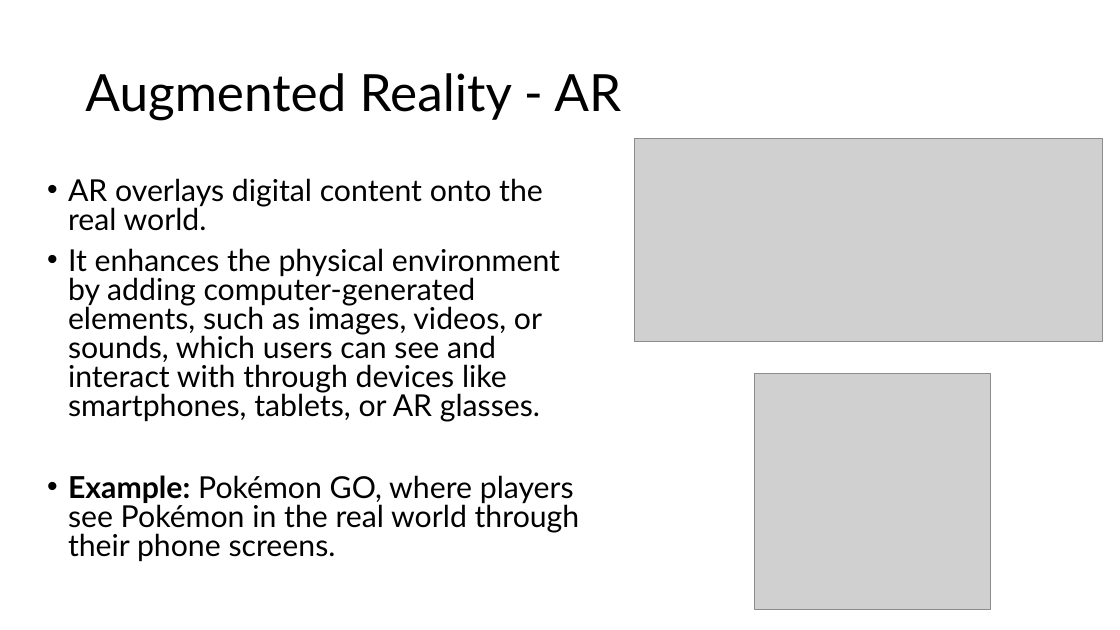
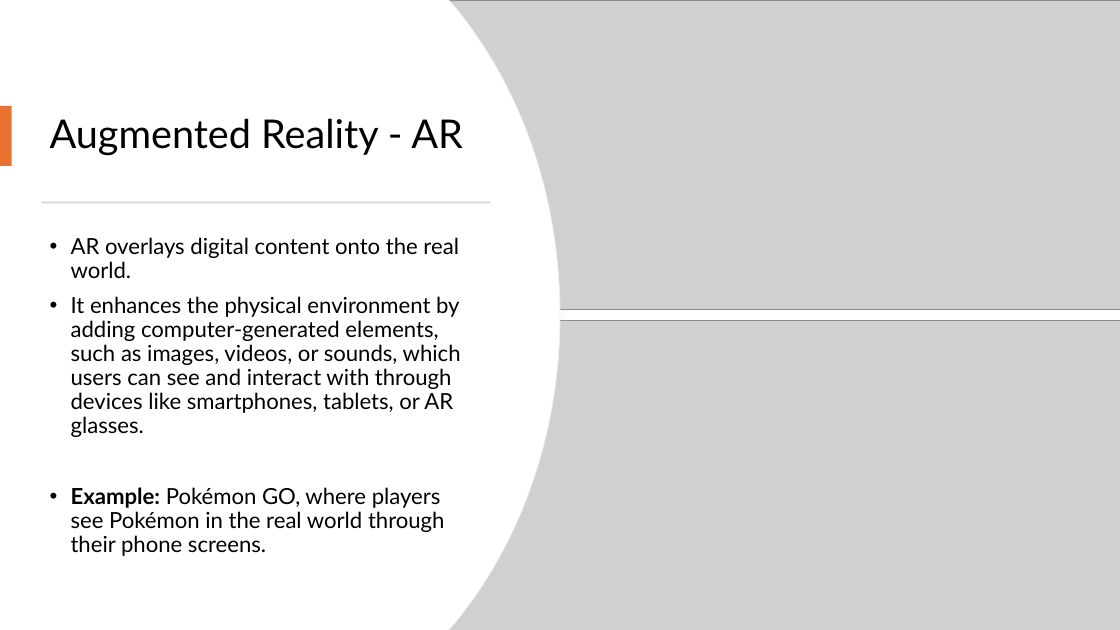
Before and after one commit to inamdarchaitanya/JPP_SIG_CP2, a slide deck: slide 5 of Documents/Introduction to Immersive Technologies.pptx. Drawn at 1120x630 pixels with LibreOffice and Linux fonts; fonts in the diff are those of the drawing; grey boxes stand for pictures. Boxes give left, top, right and bottom in pixels: in the first picture for what was removed or moved away, otherwise in the second. Text is boxed around its words. In the diff, an @@ line names an element or a change of style, - is before the commit and + after.

```diff
--- a/Documents/Introduction to Immersive Technologies.pptx
+++ b/Documents/Introduction to Immersive Technologies.pptx
@@ freeform shape added at (0,0,560,630), fill #FFFFFF, outline #EFEFEF 0.75 pt @@
@@ freeform shape added at (0,0,560,630), fill #FFFFFF @@
@@ picture: place and size @@
-picture at (755,374,990,609)
+picture at (449,0,1120,309)
@@ title "Augmented Reality - AR": place and size @@
-title "Augmented Reality - AR" at (85,73,621,120)
+title "Augmented Reality - AR" at (50,118,463,156)
@@ title "Augmented Reality - AR" at (50,118,463,156): size 44 to 34 pt @@
@@ rectangle added at (0,106,12,166), fill #E97132 @@
@@ rectangle added at (41,202,491,203), fill #D5D5D5 @@
@@ text "AR overlays digital content onto ...": place and size @@
-text "AR overlays digital content onto ..." at (68,178,580,561)
+text "AR overlays digital content onto ..." at (71,237,461,556)
@@ text "AR overlays digital content onto ..." at (71,237,461,556): size 25.9 to 19 pt; line spacing 0.8 to 0.9 @@
@@ picture: place and size @@
-picture at (635,139,1103,342)
+picture at (449,321,1120,630)
```
Also in this commit, not shown: 7 other slides changed, 2 slides added.
